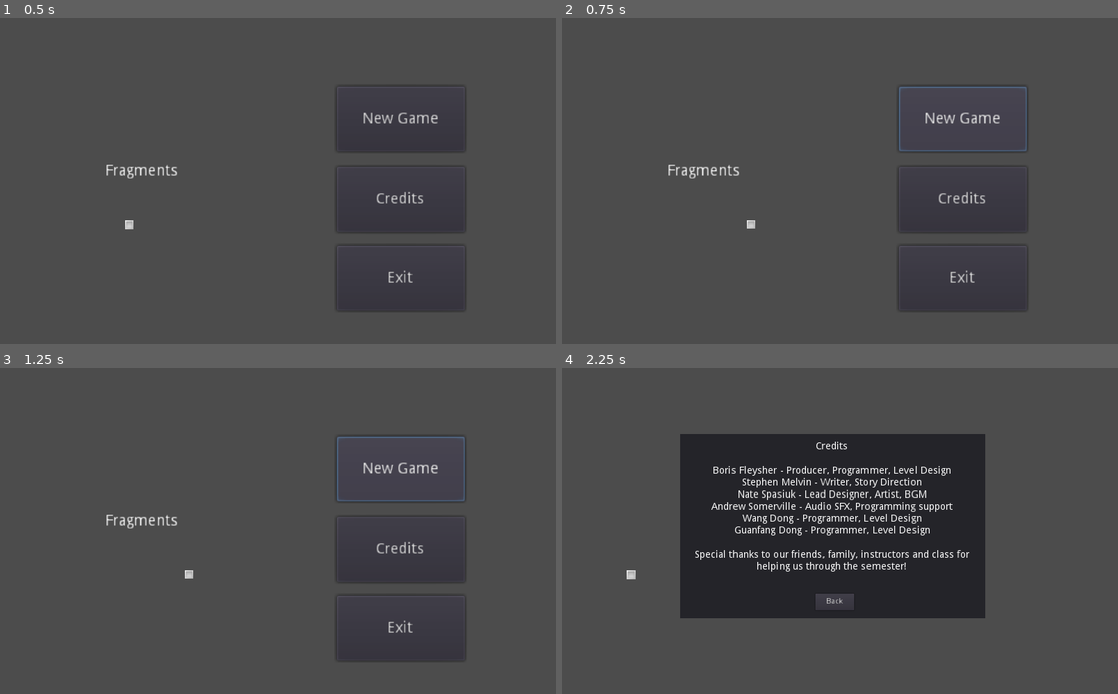
Above: before the commit, frames 1-4 (two rows, left to right).
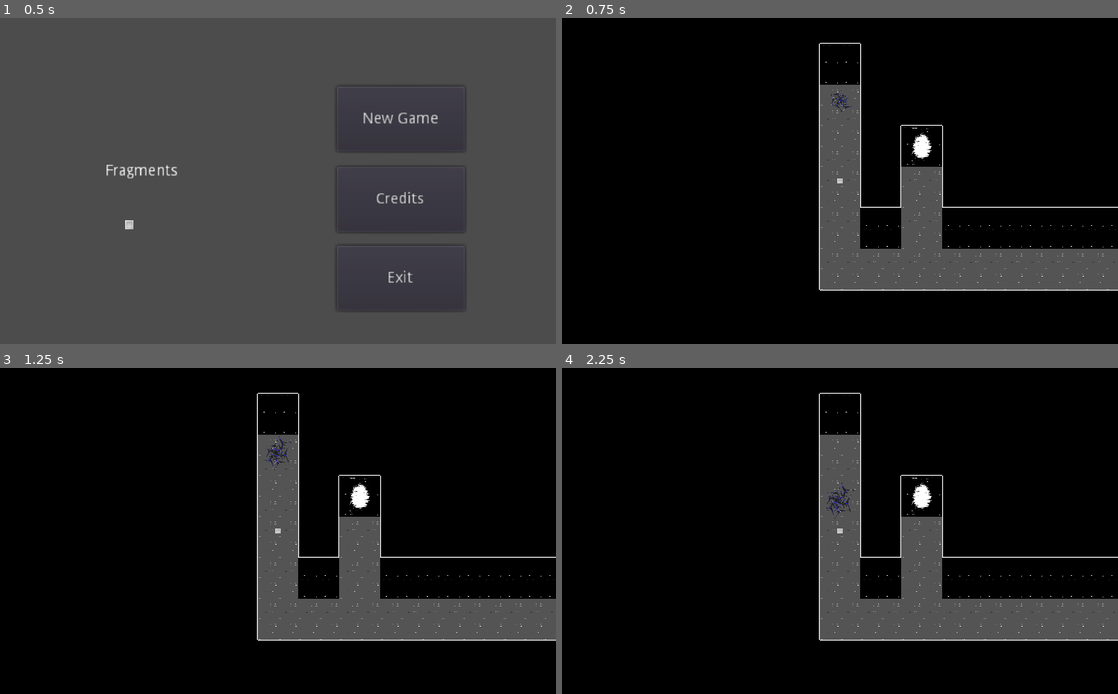
Above: after the commit, the same moments.

Repository: Screen-Punch/intd450
Game: Godot game, scene res://Levels/Main Menu.tscn
Two runs of this game, one before a commit and one after it. Both use one fixed random seed, a clock stepped at 60 frames per second and the inputs below. The engine's default icon, where the game draws it, is replaced by a stand-in: a white triangle on a blue panel in a dark square. Sound files missing from this copy of the repository are replaced by a short silence.
Inputs (mouse positions are in pixels of both pictures, inside the frame that each line leads up to):
- Up to frame 1 (0.5 s): no input
- Up to frame 2 (0.75 s): click "New Game" at 0.5 s
- Up to frame 3 (1.25 s): no input
- Up to frame 4 (2.25 s): click (962, 469) at 1.25 s, where only the run before the commit has a clickable "New Game"; click (962, 550) at 2 s, where only the run before the commit has a clickable "Credits"

Frame 1 is identical in both runs. In frame 2, 91% of the frame differs, in the area x 0-100%, y 0-100%; in frame 3, 91%; in frame 4, 95%.
Error after the commit: Parse Error: Can't assign a new value to a constant. (res://Scripts/Player.gd:68)

Commit message:
Added death tracking behind the scenes

Diff:
--- a/Levels/Level 1-13.tscn
+++ b/Levels/Level 1-13.tscn
@@ -25,7 +25,12 @@
 custom_solver_bias = 0.0
 extents = Vector2( 32, 32 )
 
-[node name="Level 1-13" type="Node2D"]
+[sub_resource type="RectangleShape2D" id=4]
+
+custom_solver_bias = 0.0
+extents = Vector2( 32, 32 )
+
+[node name="Level 1-13" type="Node2D" index="0"]
 
 [node name="TileMap" type="TileMap" parent="." index="0"]
 
@@ -148,7 +153,6 @@
 
 [node name="Mirror5" parent="." index="7" instance=ExtResource( 8 )]
 
-editor/display_folded = true
 position = Vector2( 737.337, -314.036 )
 
 [node name="Area2D" type="Area2D" parent="Mirror5" index="4"]
@@ -167,26 +171,25 @@
 scale = Vector2( 1, 9.84403 )
 shape = SubResource( 3 )
 
-[node name="Mirror6" parent="." index="8" instance=ExtResource( 8 )]
-
-editor/display_folded = true
-position = Vector2( 608, 66.0631 )
-
-[node name="Area2D" type="Area2D" parent="Mirror6" index="4"]
-
-input_pickable = true
-gravity_vec = Vector2( 0, 1 )
-gravity = 98.0
-linear_damp = 0.1
-angular_damp = 1.0
-audio_bus_override = false
-audio_bus_name = "Master"
-
-[node name="CollisionShape2D" type="CollisionShape2D" parent="Mirror6/Area2D" index="0"]
-
-position = Vector2( 0, 223.796 )
-scale = Vector2( 1, 4.53099 )
-shape = SubResource( 3 )
+[node name="Mirror2" parent="." index="8" instance=ExtResource( 8 )]
+
+position = Vector2( 608.089, 61.217 )
+
+[node name="Area2D" type="Area2D" parent="Mirror2" index="4"]
+
+input_pickable = true
+gravity_vec = Vector2( 0, 1 )
+gravity = 98.0
+linear_damp = 0.1
+angular_damp = 1.0
+audio_bus_override = false
+audio_bus_name = "Master"
+
+[node name="CollisionShape2D" type="CollisionShape2D" parent="Mirror2/Area2D" index="0"]
+
+position = Vector2( 0, 175.342 )
+scale = Vector2( 1, 6.00979 )
+shape = SubResource( 4 )
 
 [connection signal="keyGotten" from="KeysAndLocks/Key" to="KeysAndLocks/Lock3" method="_on_Key_keyGotten"]
 
@@ -200,4 +203,4 @@
 
 [connection signal="body_entered" from="Mirror5/Area2D" to="Mirror5" method="_on_Area2D_body_entered"]
 
-[connection signal="body_entered" from="Mirror6/Area2D" to="Mirror6" method="_on_Area2D_body_entered"]
+[connection signal="body_entered" from="Mirror2/Area2D" to="Mirror2" method="_on_Area2D_body_entered"]
--- a/Scripts/GameManager.gd
+++ b/Scripts/GameManager.gd
@@ -1,8 +1,8 @@
 extends Node2D
 
 # class member variables go here, for example:
-# var a = 2
-# var b = "textvar"
+var deathsInLevel = 0
+var totalDeaths = 0
 
 func _ready():
 	# Called when the node is added to the scene for the first time.
@@ -10,5 +10,12 @@
 	pass
 
 func reloadLevel():
+	deathsInLevel += 1
+	totalDeaths += 1
 	var sceneName = get_tree().get_current_scene().get_name()
 	get_tree().change_scene("res://Levels/" + sceneName + ".tscn")
+
+func loadNextLevel(sceneName):
+	deathsInLevel = 0
+	get_tree().change_scene(sceneName)
+#get_tree().change_scene("res://Levels/" + sceneName + ".tscn")
--- a/Scripts/Main Menu.gd
+++ b/Scripts/Main Menu.gd
@@ -10,7 +10,7 @@
 	$AnimationPlayer.play("MainMenuAnimation")
 
 func _on_NewGameButton_pressed():
-	get_tree().change_scene("res://Levels/Level1-1.tscn")
+	get_tree().change_scene("res://Levels/Level1-3.tscn")
 
 
 func _on_ExitButton_pressed():
--- a/Scripts/NextWorld.gd
+++ b/Scripts/NextWorld.gd
@@ -29,7 +29,7 @@
 
 func _on_AnimationPlayer_animation_finished(anim_name):
 	if anim_name == "SceneTransition":
-		get_tree().change_scene(next_world)
+		GameManager.loadNextLevel(next_world)
 
 func revealExit():
 	blocked = false
Not shown: 1 places in Levels/Level 1-13.tscn that only renumber resources
